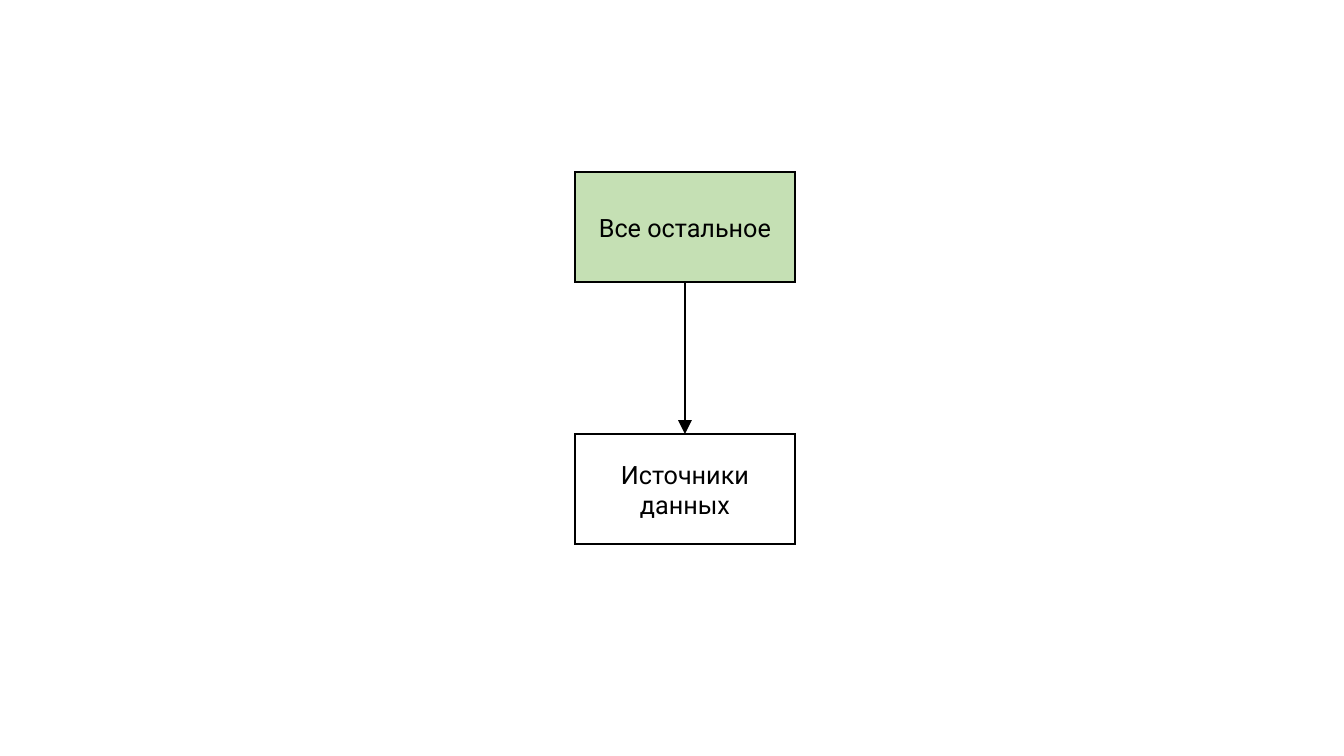
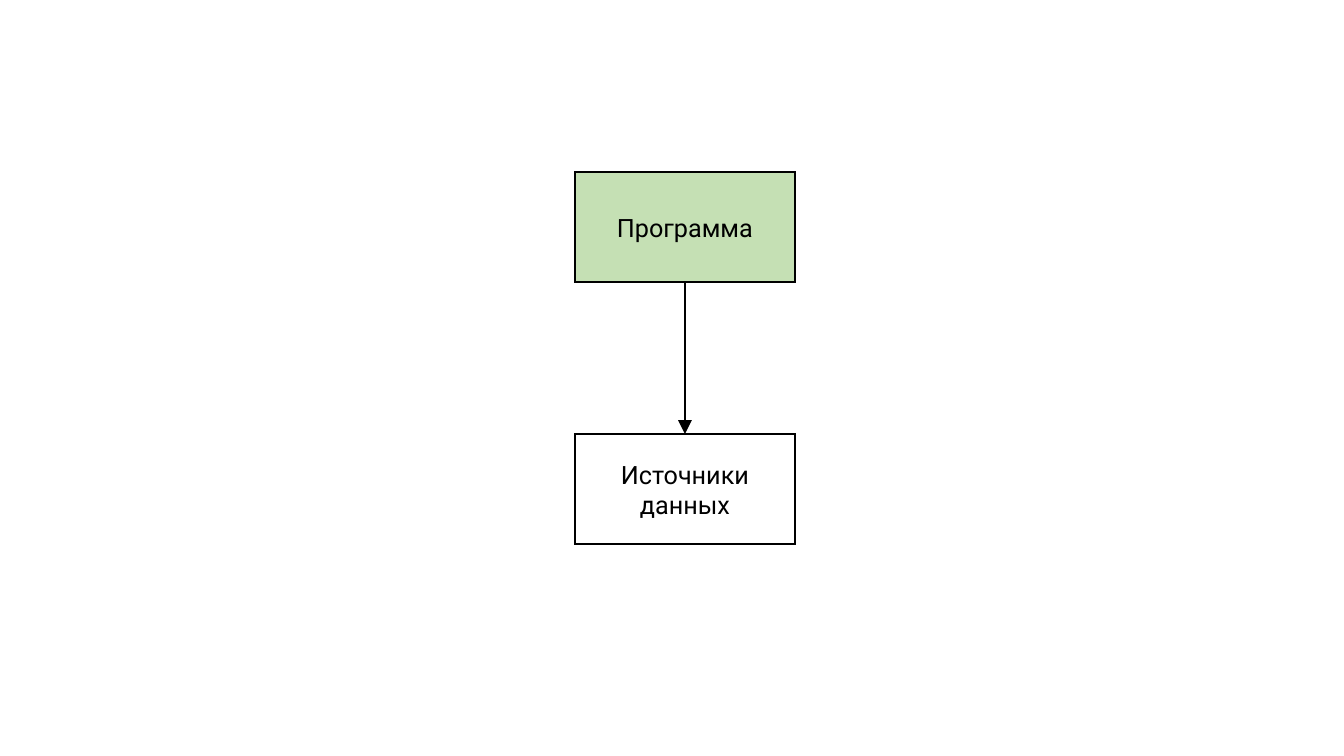
Before and after one commit to rkhaimov/brain-gym, a slide deck: slide 44 of Презентация.pptx (slide 46 before the commit). Drawn at 1344x756 pixels with LibreOffice and Linux fonts; fonts in the diff are those of the drawing. Boxes give left, top, right and bottom in pixels: in the first picture for what was removed or moved away, otherwise in the second. Text is boxed around its words. In the diff, an @@ line names an element or a change of style, - is before the commit and + after.

```diff
--- a/Презентация.pptx
+++ b/Презентация.pptx
@@ text in rectangle at (617,219,753,242): text changed @@
-Все остальное
+Программа
```
Also in this commit, not shown: 5 other slides changed, 33 slides added, 2 slides removed, 2 other files.
